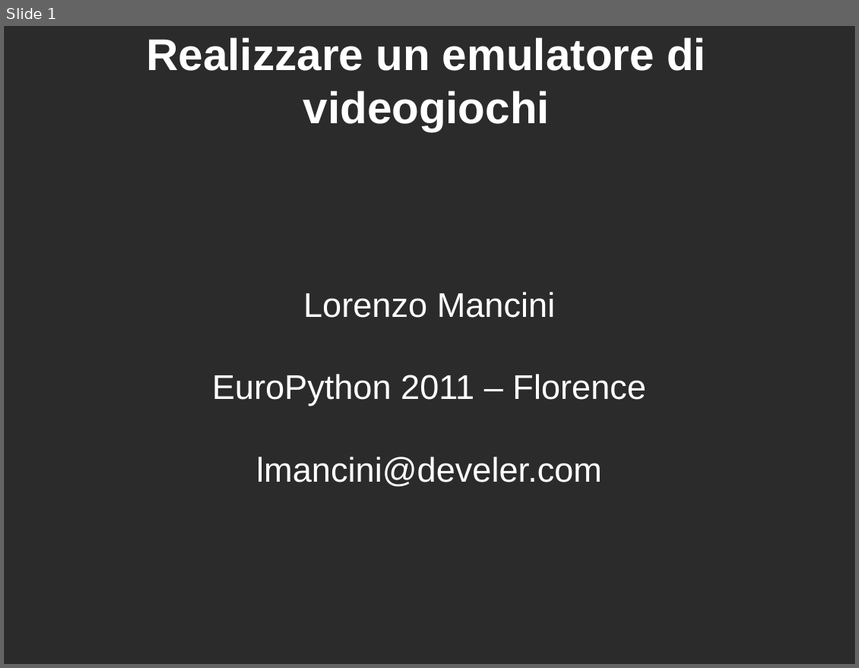
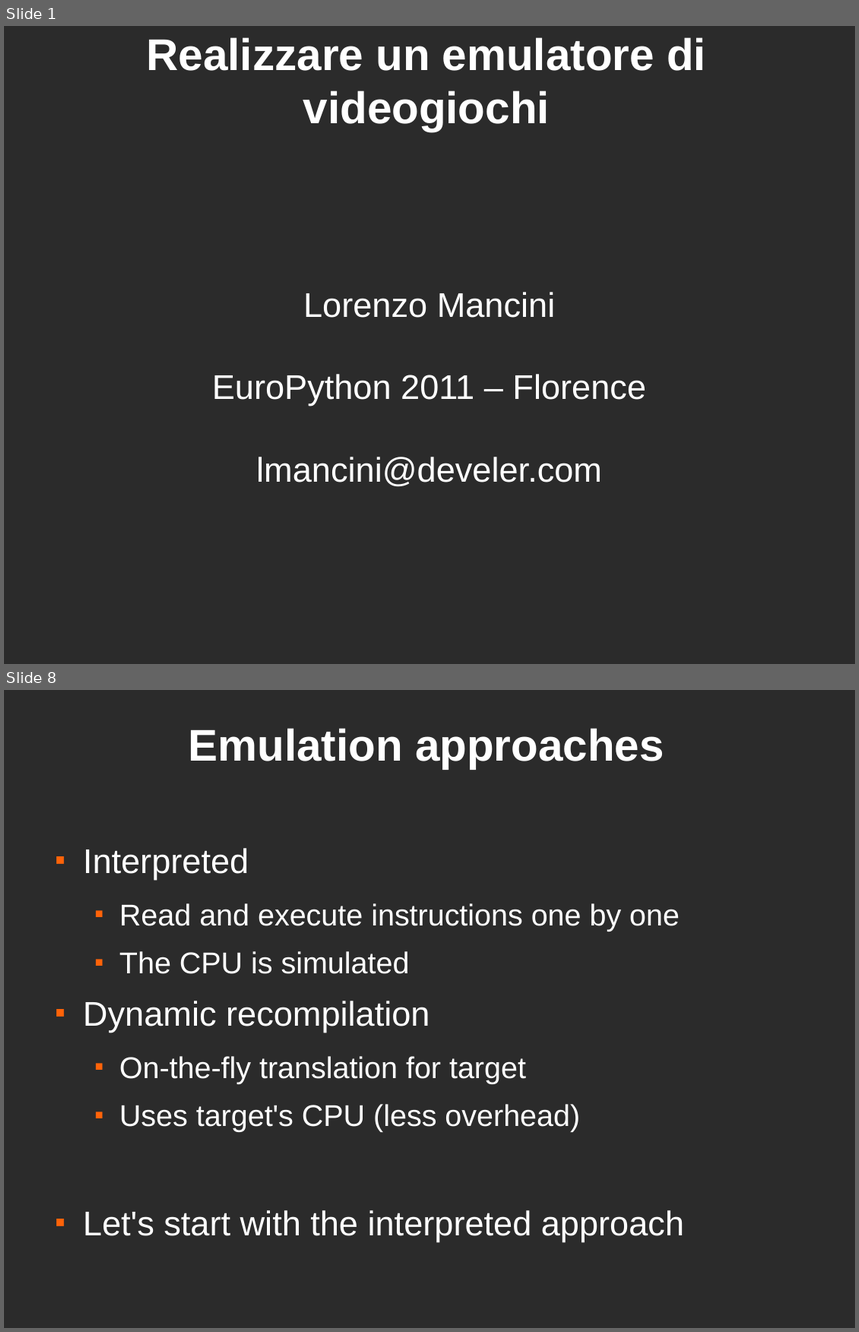
Before and after one commit to lmancini/py8, a slide deck: ep2011/emulatore.odp. Shown one above the other, each under a label of ours: slide 1 before the commit, slides 1 and 8 after it; the slides between them are not shown. The pictures are 859x668 and 859x1332 pixels, drawn with LibreOffice and Linux fonts; fonts in the diff are those of the drawing; background and template pictures are left out; a plain dark background stands for a picture behind light text. Boxes give left, top, right and bottom in pixels: in the first picture for what was removed or moved away, otherwise in the second. Text is boxed around its words. In the diff, an @@ line names an element or a change of style, - is before the commit and + after.

```diff
--- a/ep2011/emulatore.odp
+++ b/ep2011/emulatore.odp
@@ slide 8 added at box(4, 690, 855, 1328), background picture (left out) @@
@@ title added at box(189, 728, 664, 769), 41.4 pt, text #FFFFFF, bold @@
+Emulation approaches
@@ text added at box(83, 848, 684, 1242), 28 pt, text #FFFFFF @@
+■ Interpreted
+  ■ Read and execute instructions one by one
+  ■ The CPU is simulated
+■ Dynamic recompilation
+  ■ On-the-fly translation for target
+  ■ Uses target's CPU (less overhead)
+■ Let's start with the interpreted approach
```
Also in this commit, not shown: 2 slides changed, 11 other slides added, 1 slide removed.
